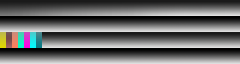
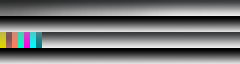
Layers edited between the first and the second 240px x 64px image:
painted on "daylight" over 0, 0, 240, 48
